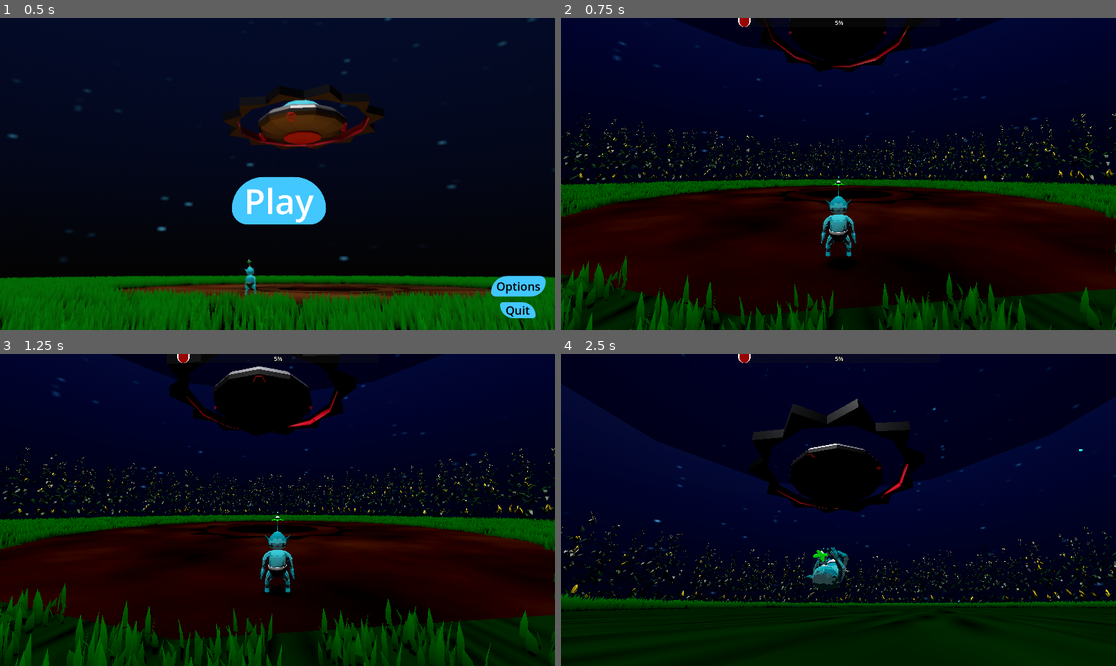
Above: before the commit, frames 1-4 (two rows, left to right).
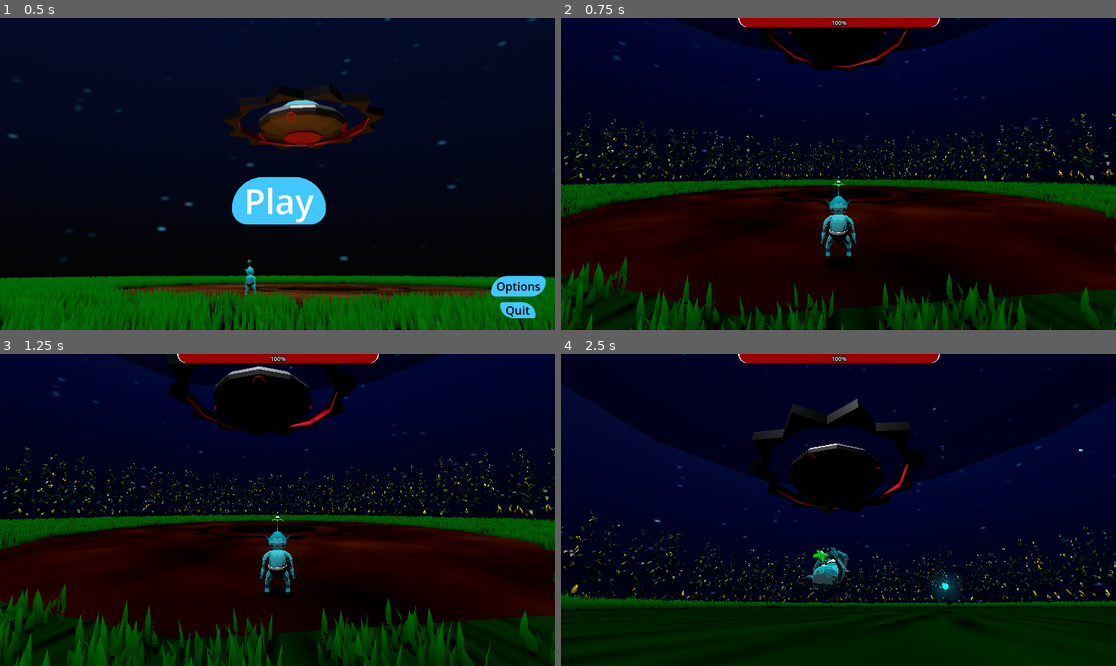
Above: after the commit, the same moments.

Repository: Mushroom-Queen/AlienBaby
Game: Godot game, scene res://menu.tscn
Two runs of this game, one before a commit and one after it. Both use one fixed random seed, a clock stepped at 60 frames per second and the inputs below. Sound files missing from this copy of the repository are replaced by a short silence.
Inputs (mouse positions are in pixels of both pictures, inside the frame that each line leads up to):
- Up to frame 1 (0.5 s): no input
- Up to frame 2 (0.75 s): click "Play" at 0.5 s
- Up to frame 3 (1.25 s): no input
- Up to frame 4 (2.5 s): move the mouse to (866, 510) at 1.27 s; hold W (forward) from 1.28 s (still down); click (866, 510) at 1.35 s; move the mouse to (810, 510) at 2.02 s; tap Space (roll) at 2.1 s

Frame 1 is identical in both runs. In frame 2, 1.0% of the frame differs, in the area x 31-69%, y 0-56%; in frame 3, 1.0%; in frame 4, 1.3%, in the area x 31-73%, y 0-81%.

Commit message:
1.0 baby!

Diff:
--- a/enemy_boss_ship.gd
+++ b/enemy_boss_ship.gd
@@ -17,7 +17,7 @@
 var can_shoot := true
 var shoot_timer := 0.0
 var current_bolt = null
-var life = 5
+var life = 100
 
 # Lightning bolt specific constants
 const SEGMENTS = 6  # Number of segments in the lightning bolt
@@ -502,7 +502,7 @@
 func hurt():
 	life -= 5
 	if life <= 0:
-		get_tree().change_scene_to_file("res://game_over.tscn")
+		get_tree().change_scene_to_file("res://you_win.tscn")
 
 func apply_hover_force(multiplier: float = 1.0) -> void:
 	var target_height = initial_height
--- a/flower_power.gd
+++ b/flower_power.gd
@@ -22,5 +22,5 @@
 func _process(delta: float) -> void:
 	if player in get_overlapping_bodies():
 		if player.life < 4:
-			player.life += 1
+			player.life = 4
 			queue_free()
--- a/level.tscn
+++ b/level.tscn
@@ -127,6 +127,9 @@
 [node name="flower_power" parent="." instance=ExtResource("11_t7py8")]
 transform = Transform3D(1, 0, 0, 0, 1, 0, 0, 0, 1, 0, 0.00338475, 10.651)
 
+[node name="flower_power5" parent="." instance=ExtResource("11_t7py8")]
+transform = Transform3D(1, 0, 0, 0, 1, 0, 0, 0, 1, 0, 0.003, 0)
+
 [node name="flower_power2" parent="." instance=ExtResource("11_t7py8")]
 transform = Transform3D(1, 0, 0, 0, 1, 0, 0, 0, 1, 0, 0.003, -10.651)
 
--- a/you_win.tscn
+++ b/you_win.tscn
@@ -1,5 +1,6 @@
-[gd_scene load_steps=2 format=3 uid="uid://bpgcqi61unr2y"]
+[gd_scene load_steps=3 format=3 uid="uid://b5fo26xn8h2p4"]
 
+[ext_resource type="Script" path="res://game_over.gd" id="1_asjyl"]
 [ext_resource type="Texture2D" uid="uid://c3yxr1pieof1c" path="res://images/you_win.jpg" id="1_ejr4i"]
 
 [node name="Control" type="Control"]
@@ -9,6 +10,7 @@
 anchor_bottom = 1.0
 grow_horizontal = 2
 grow_vertical = 2
+script = ExtResource("1_asjyl")
 
 [node name="Sprite2D" type="Sprite2D" parent="."]
 position = Vector2(958.5, 540.5)
